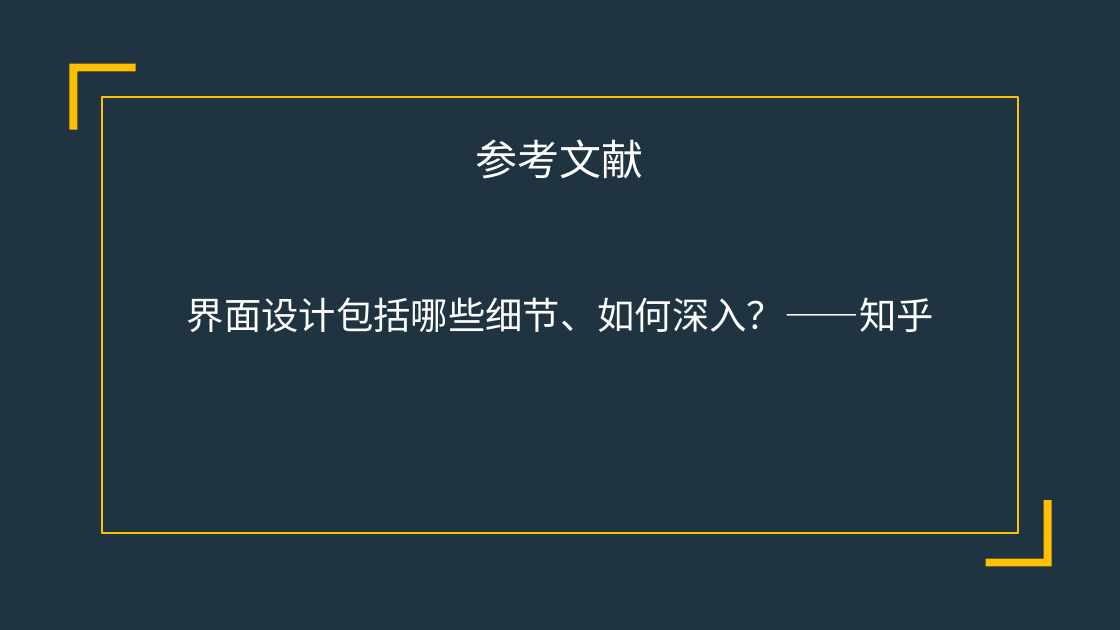
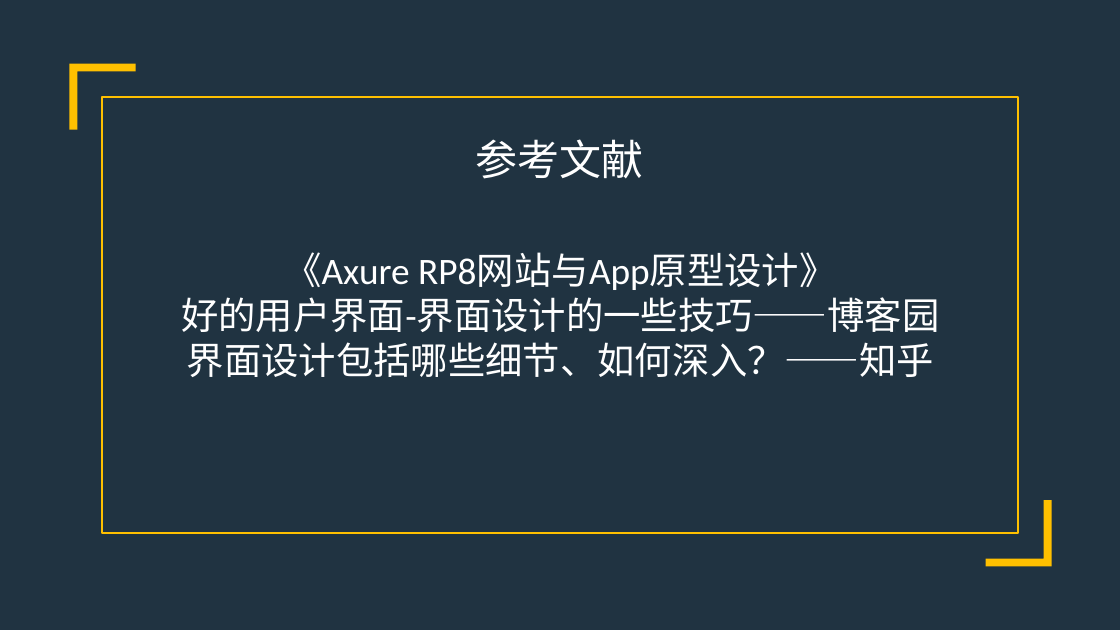
Before and after one commit to PRD2017-G07/G07-teamwork, a slide deck: slide 24 of 0PPT/界面设计.pptx (slide 15 before the commit). Drawn at 1120x630 pixels with LibreOffice and Linux fonts; fonts in the diff are those of the drawing. Boxes give left, top, right and bottom in pixels: in the first picture for what was removed or moved away, otherwise in the second. Text is boxed around its words. In the diff, an @@ line names an element or a change of style, - is before the commit and + after.

Commit message:
GBL

```diff
--- a/0PPT/界面设计.pptx
+++ b/0PPT/界面设计.pptx
@@ text "《Axure RP8网站与App原型设计》": place and size @@
-text "《Axure RP8网站与App原型设计》" at box(187, 297, 934, 332)
+text "《Axure RP8网站与App原型设计》" at box(181, 252, 940, 377)
@@ text at box(181, 252, 940, 332): paragraphs added @@
+《Axure RP8网站与App原型设计》
+好的用户界面-界面设计的一些技巧——博客园
```
Also in this commit, not shown: 9 slides added.
